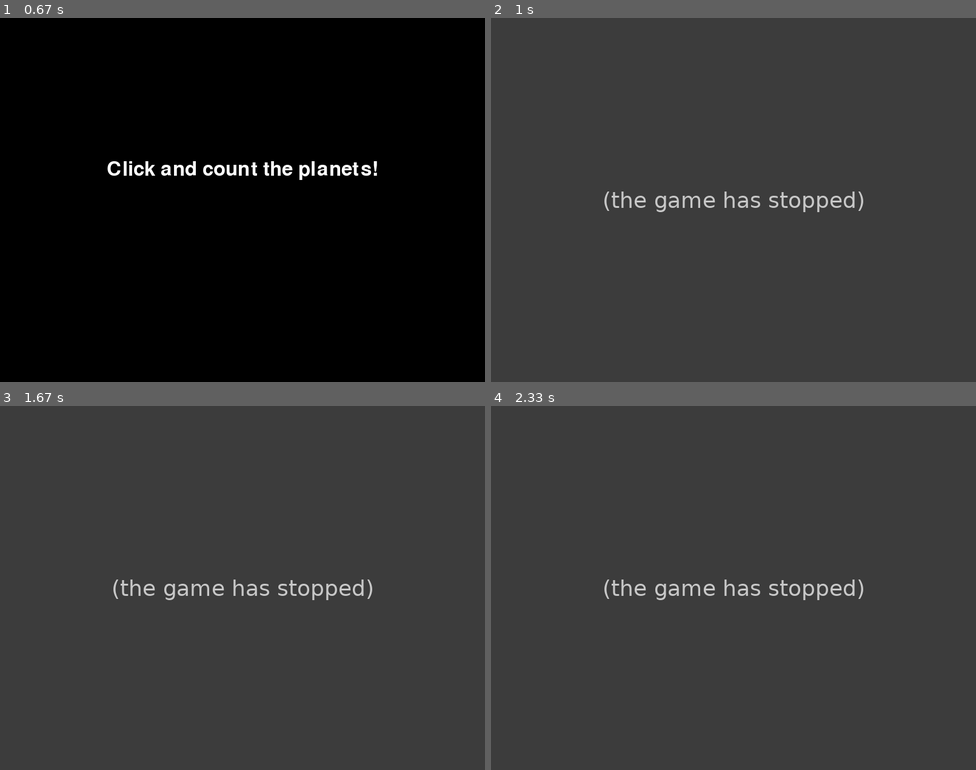
Above: before the commit, frames 1-4 (two rows, left to right).
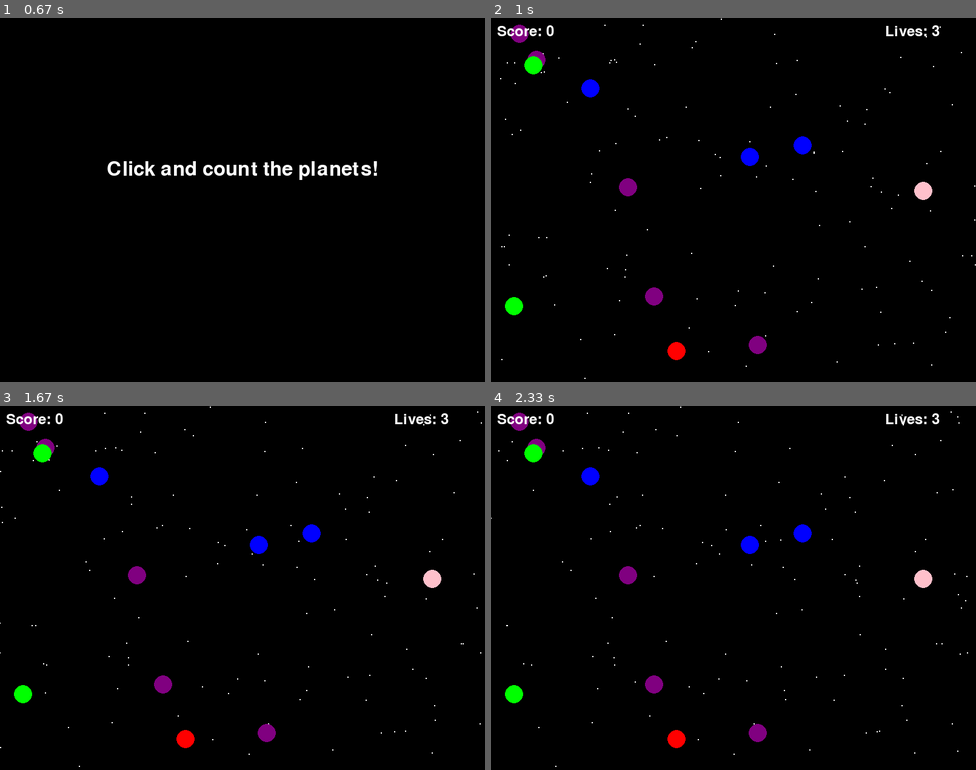
Above: after the commit, the same moments.

Repository: TeacherEvan/Brainwave
Game: pygame game, started from src/main.py
Same seed, same stepped clock (60 frames per second), same inputs: the game is played once before the commit and once after it.
Inputs (mouse positions are in pixels of both pictures, inside the frame that each line leads up to):
- Up to frame 1 (0.67 s): click (242, 200) at 0.38 s
- Up to frame 2 (1 s): click (733, 221) at 0.72 s
- Up to frame 3 (1.67 s): no input
- Up to frame 4 (2.33 s): no input

Frame 1 is identical in both runs. In frame 2, 100% of the frame differs, in the area x 0-100%, y 0-100%; in frame 3, 100%; in frame 4, 100%.
Error before the commit: AttributeError: 'Star' object has no attribute 'screen' (game.py line 16); the game stopped at 0.72 s (later frames are placeholders)

Commit message:
fix(game): Star.move() AttributeError on star wrap + archive stale post-hoc plans
Star.__init__ never stored screen_height; move() referenced self.screen.get_height()
which does not exist. When a star wraps off the left edge the game loop crashed with
AttributeError. Store screen_width/screen_height in __init__ and use them in move().

All 5 cron_refactor_planner plans (2026-09-04..09-09) were byte-identical post-hoc
snapshots with zero ticks and a 'generated' timestamp after the last code commit;
archived to docs/plans/.archive/ per surgical-implementation plan-dispatcher rule.

Diff:
--- a/src/states/game.py
+++ b/src/states/game.py
@@ -4,6 +4,8 @@
 
 class Star:
     def __init__(self, screen_width, screen_height):
+        self.screen_width = screen_width
+        self.screen_height = screen_height
         self.x = random.randint(0, screen_width)
         self.y = random.randint(0, screen_height)
         self.speed = random.uniform(0.1, 1)
@@ -13,7 +15,7 @@
         self.x -= self.speed
         if self.x < 0:
             self.x = screen_width
-            self.y = random.randint(0, self.screen.get_height())
+            self.y = random.randint(0, self.screen_height)
 
     def draw(self, surface):
         pygame.draw.circle(surface, (255, 255, 255), (self.x, self.y), self.radius)
Not shown, added: docs/plans/.archive/review-records/2026-09-04-bigfile-Brainwave-game.py.reviewed.json
Not shown, added: docs/plans/.archive/review-records/2026-09-06-bigfile-Brainwave-game.py.reviewed.json
Not shown, added: docs/plans/.archive/review-records/2026-09-07-bigfile-Brainwave-game.py.reviewed.json
Not shown, added: docs/plans/.archive/review-records/2026-09-08-bigfile-Brainwave-game.py.reviewed.json
Not shown, added: docs/plans/.archive/review-records/2026-09-09-bigfile-Brainwave-game.py.reviewed.json
Not shown, added: docs/plans/.archive/2026-09-04-bigfile-Brainwave-game.py.md
Not shown, added: docs/plans/.archive/2026-09-06-bigfile-Brainwave-game.py.md
Not shown, added: docs/plans/.archive/2026-09-07-bigfile-Brainwave-game.py.md
Not shown, added: docs/plans/.archive/2026-09-08-bigfile-Brainwave-game.py.md
Not shown, added: docs/plans/.archive/2026-09-09-bigfile-Brainwave-game.py.md
Not shown, added: docs/plans/.archive/2026-09-12-DEBRIEF.md
